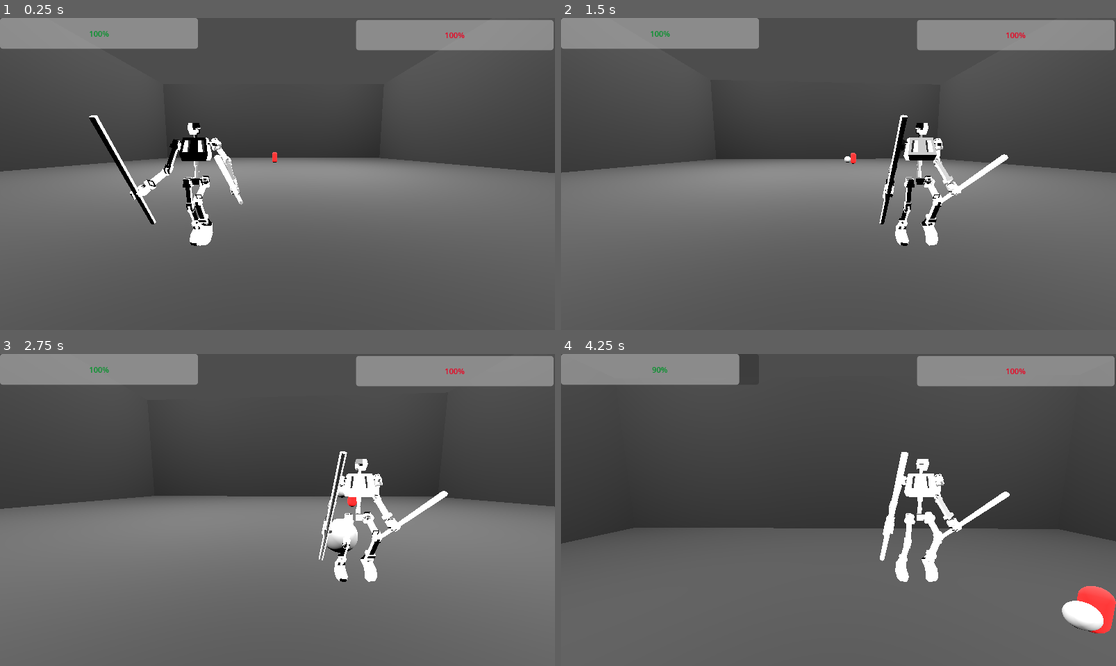
Above: before the commit, frames 1-4 (two rows, left to right).
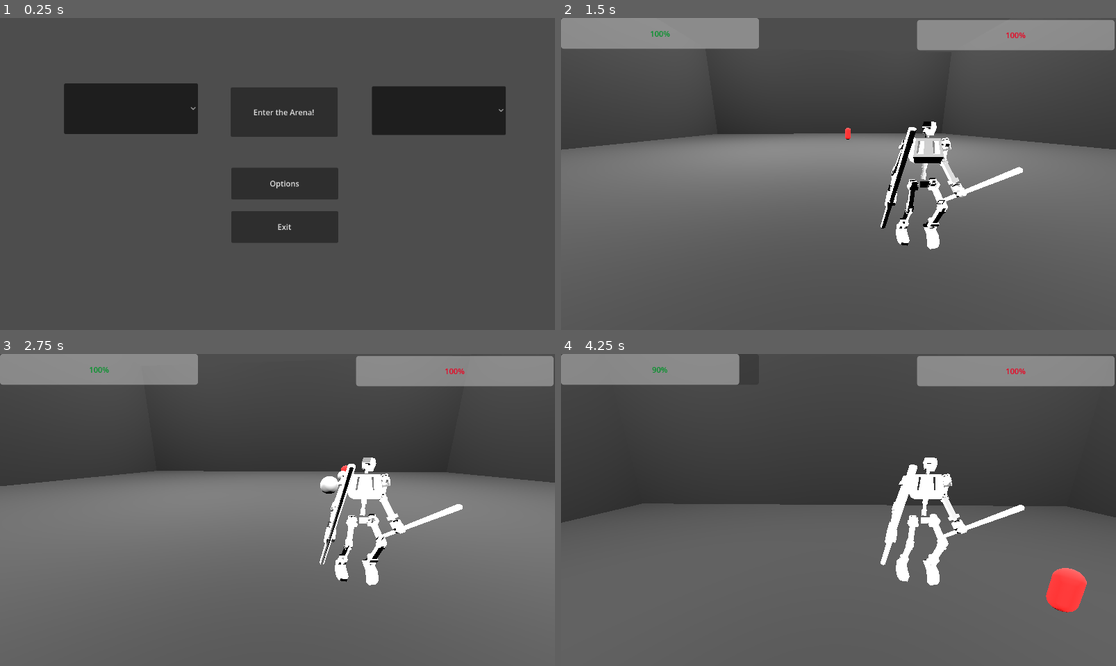
Above: after the commit, the same moments.

Repository: SKeppinger/brickbot-beatdown
Game: Godot game, scene res://GUI/main_menu.tscn
The game is run twice, just before and just after one commit, with the same random seed, the same clock (stepped at 60 frames per second) and the same inputs. Before the commit the project starts from res://demo/demo_arena.tscn.
Inputs (mouse positions are in pixels of both pictures, inside the frame that each line leads up to):
- Up to frame 1 (0.25 s): no input
- Up to frame 2 (1.5 s): click (844, 111) at 0.5 s, where only the run after the commit has a clickable "Enter the Arena!"; move the mouse to (866, 174) at 1.27 s; hold W (move_forward) from 1.28 s (still down); tap X (change_shoulder) at 1.35 s
- Up to frame 3 (2.75 s): keep holding W (move_forward); tap Space (jump) at 1.52, 2.27 s; move the mouse to (249, 510) at 2.02 s; click (249, 510) at 2.1 s
- Up to frame 4 (4.25 s): keep holding W (move_forward); move the mouse to (849, 503) at 2.77 s; hold Right mouse button (right_ability) 2.78-3.53 s; move the mouse to (832, 516) at 3.52 s; tap Shift (special_ability) at 3.6 s; tap Space (jump) at 3.77 s

The runs differ from the first frame. In frame 1, 41% of the frame differs, in the area x 0-100%, y 0-75%; in frame 2, 10%; in frame 3, 10%; in frame 4, 10%.

Commit message:
shield works!

Diff:
--- a/attachments/shield.gd
+++ b/attachments/shield.gd
@@ -12,3 +12,7 @@
 	uptime += delta
 	if uptime >= lifetime:
 		queue_free()
+
+func _on_body_entered(body):
+	if body is Projectile and body.source == Reference.Source.Enemy:
+		body.queue_free()
--- a/attachments/shield.tscn
+++ b/attachments/shield.tscn
@@ -3,14 +3,14 @@
 [ext_resource type="Script" uid="uid://h77j60a802cy" path="res://attachments/shield.gd" id="1_ug0bx"]
 
 [sub_resource type="BoxShape3D" id="BoxShape3D_ug0bx"]
-size = Vector3(1.75, 0.5, 1)
+size = Vector3(1, 0.5, 1.75)
 
 [sub_resource type="BoxMesh" id="BoxMesh_ug0bx"]
 size = Vector3(1, 0.5, 1.75)
 
 [node name="Shield" type="Area3D" unique_id=1696600682]
 collision_layer = 0
-collision_mask = 4
+collision_mask = 20
 script = ExtResource("1_ug0bx")
 
 [node name="CollisionShape3D" type="CollisionShape3D" parent="." unique_id=1159744599]
--- a/project.godot
+++ b/project.godot
@@ -15,7 +15,7 @@
 [application]
 
 config/name="Brickbot Beatdown"
-run/main_scene="uid://bx0kkcbv5xepn"
+run/main_scene="uid://hwwble31n3j5"
 config/features=PackedStringArray("4.6", "GL Compatibility")
 config/icon="res://icon.svg"
 
